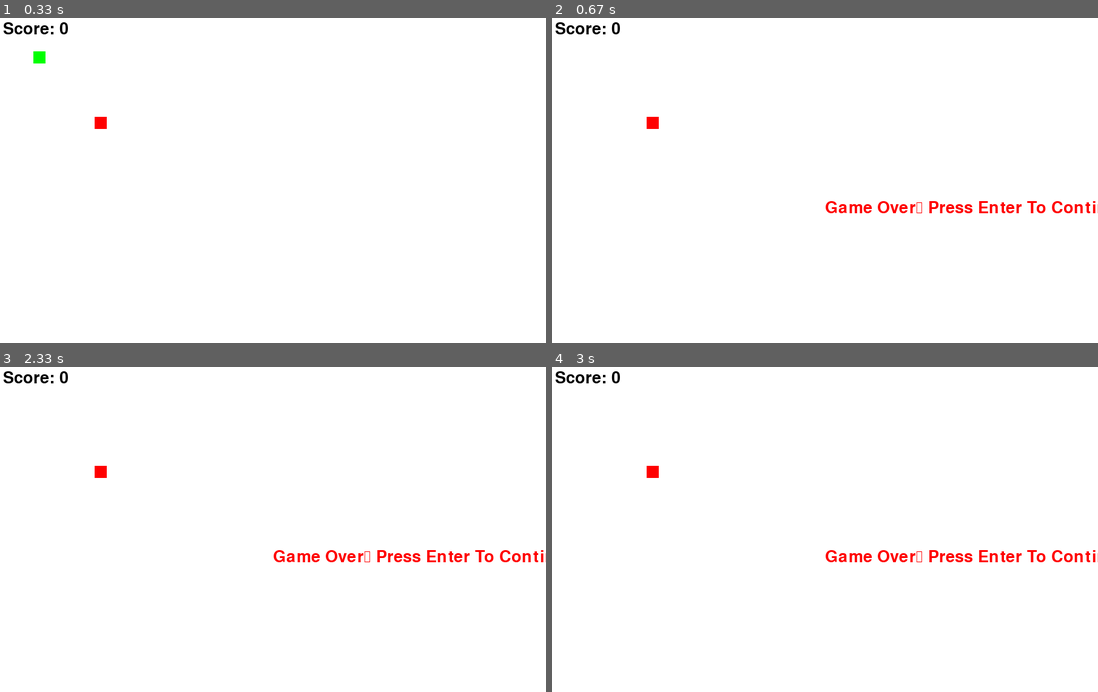
Above: before the commit, frames 1-4 (two rows, left to right).
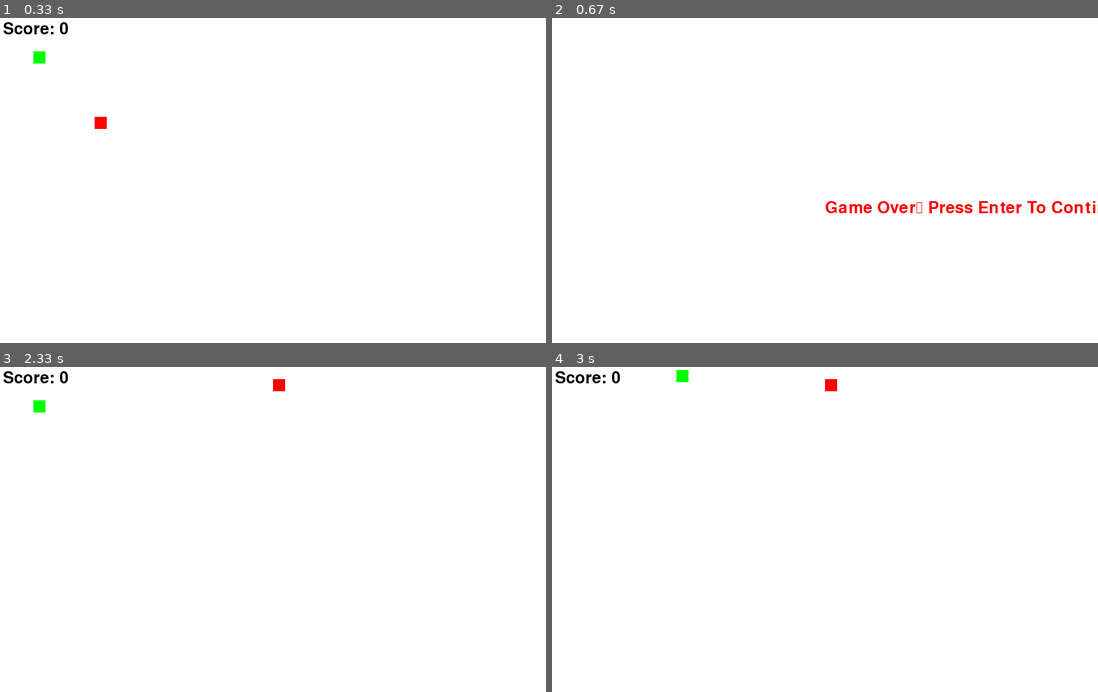
Above: after the commit, the same moments.

Repository: Soubhik-RJS/pygame-test
Game: pygame game, started from tut/game.py
Same seed, same stepped clock (60 frames per second), same inputs: the game is played once before the commit and once after it.
Inputs:
- Up to frame 1 (0.33 s): no input
- Up to frame 2 (0.67 s): tap A at 0.33 s
- Up to frame 3 (2.33 s): tap Keypad Enter at 0.67, 2 s
- Up to frame 4 (3 s): hold Right 2.33-2.8 s; hold W from 2.83 s (still down); tap Keypad Enter at 2.98 s

Frame 1 is identical in both runs. In frame 2, 0.3% of the frame differs, in the area x 0-20%, y 1-35%; in frame 3, 1.0%, in the area x 6-100%, y 3-61%; in frame 4, 1.0%.

Commit message:
snake game complet

Diff:
--- a/tut/game.py
+++ b/tut/game.py
@@ -12,6 +12,7 @@
 pygame.display.update()
 
 clock = pygame.time.Clock()
+font = pygame.font.SysFont(None, 40)
 
 # color var
 white = (255,255,255)
@@ -20,27 +21,6 @@
 blue = (0,0,255)
 black = (0,0,0)
 
-# game var
-exit_game = False
-game_over = False
-fps = 30
-
-snake_size = 20
-snake_x = 55
-snake_y = 55
-snake_speed = 1
-snake_list = []
-snake_length = 1
-
-food_x = random.randint(snake_size, width//2)
-food_y = random.randint(snake_size, height//2)
-
-score = 0
-velocity = 10
-velocity_x = 0
-velocity_y = 0
-
-font = pygame.font.SysFont(None, 40)
 
 def text_screen(text, color, x, y):
     screen_text = font.render(text, True, color)
@@ -51,74 +31,108 @@
     for x,y in list:
         pygame.draw.rect(gameWindow, color, [x,y,size,size])
 
-while not exit_game:
+def game():
 
-    if game_over:
-        gameWindow.fill(white)
-        text_screen("Game Over\n Press Enter To Continue", red, width/2, height/2)
+    # game var
+    exit_game = False
+    game_over = False
+    fps = 30
 
-    for event in pygame.event.get():
-        if event.type == pygame.QUIT:
-            exit_game = True
+    snake_size = 20
+    snake_x = 55
+    snake_y = 55
+    snake_speed = 1
+    snake_list = []
+    snake_length = 1
 
-        if event.type == pygame.KEYDOWN:
-            if event.key == pygame.K_RIGHT or event.key == pygame.K_t:
-                game_over = False
-            if event.key == pygame.K_RIGHT or event.key == pygame.K_d:
-                # velocity_x += 10
-                velocity_x = velocity
-                velocity_y = 0
-            if event.key == pygame.K_LEFT or event.key == pygame.K_a:
-                # velocity_x -= 10
-                velocity_x = -velocity
-                velocity_y = 0
-            if event.key == pygame.K_UP or event.key == pygame.K_w:
-                # velocity_y -= 10
-                velocity_x = 0
-                velocity_y = -velocity
-            if event.key == pygame.K_DOWN or event.key == pygame.K_s:
-                # velocity_y += 10
-                velocity_x = 0
-                velocity_y = velocity
+    food_x = random.randint(snake_size, width//2)
+    food_y = random.randint(snake_size, height//2)
+
+    score = 0
+    velocity = 10
+    velocity_x = 0
+    velocity_y = 0
+
+    while not exit_game:
+
+        if game_over:
+            for event in pygame.event.get():
+                if event.type == pygame.QUIT:
+                    exit_game = True
+                    quit()
+                if event.type == pygame.KEYDOWN:
+                    if event.key == pygame.K_KP_ENTER:
+                        game()
+
+            gameWindow.fill(white)
+            text_screen("Game Over\n Press Enter To Continue", red, width/2, height/2)
+
+        else:
+            for event in pygame.event.get():
+                if event.type == pygame.QUIT:
+                    exit_game = True
+                    quit()
+
+                if event.type == pygame.KEYDOWN:
+                    if event.key == pygame.K_RIGHT or event.key == pygame.K_d:
+                        # velocity_x += 10
+                        velocity_x = velocity
+                        velocity_y = 0
+                    if event.key == pygame.K_LEFT or event.key == pygame.K_a:
+                        # velocity_x -= 10
+                        velocity_x = -velocity
+                        velocity_y = 0
+                    if event.key == pygame.K_UP or event.key == pygame.K_w:
+                        # velocity_y -= 10
+                        velocity_x = 0
+                        velocity_y = -velocity
+                    if event.key == pygame.K_DOWN or event.key == pygame.K_s:
+                        # velocity_y += 10
+                        velocity_x = 0
+                        velocity_y = velocity
 
 
-    snake_x += velocity_x
-    snake_y += velocity_y
+            snake_x += velocity_x
+            snake_y += velocity_y
 
-    if abs(snake_x - food_x) < snake_size and abs(snake_y - food_y) < snake_size:
-        score += 1
-        snake_length += 5
-        # print(f"Score: {score}")
-        food_x = random.randint(0, width)
-        food_y = random.randint(0, height)
+            if abs(snake_x - food_x) < snake_size and abs(snake_y - food_y) < snake_size:
+                score += 1
+                snake_length += 5
+                # print(f"Score: {score}")
+                food_x = random.randint(0, width)
+                food_y = random.randint(0, height)
 
-    if snake_x < 0 or snake_x > width or snake_y < 0 or snake_y > height:
-        game_over = True
-        # print("game over")
+            if snake_x < 0 or snake_x > width or snake_y < 0 or snake_y > height:
+                game_over = True
+                # print("game over")
 
-    # snake_x = max(0, min(width - snake_size, snake_x))
-    # snake_y = max(0, min(height - snake_size, snake_y))
+            # snake_x = max(0, min(width - snake_size, snake_x))
+            # snake_y = max(0, min(height - snake_size, snake_y))
 
-    if not game_over:
-        gameWindow.fill(white)
 
-    text_screen(f"Score: {score}", black, 5,5)
+            gameWindow.fill(white)
 
-    pygame.draw.rect(gameWindow, red, [food_x,food_y,snake_size,snake_size])
+            text_screen(f"Score: {score}", black, 5,5)
 
-    head = []
-    head.append(snake_x)
-    head.append(snake_y)
-    snake_list.append(head)
+            pygame.draw.rect(gameWindow, red, [food_x,food_y,snake_size,snake_size])
 
-    if len(snake_list) > snake_length:
-        del snake_list[0]
+            head = []
+            head.append(snake_x)
+            head.append(snake_y)
+            snake_list.append(head)
 
-    # pygame.draw.rect(gameWindow, green, [snake_x,snake_y,snake_size,snake_size])
-    plot_snake(gameWindow, green, snake_list, snake_size)
+            if len(snake_list) > snake_length:
+                del snake_list[0]
 
-    pygame.display.update()
-    clock.tick(fps)
+            if head in snake_list[:-1]:
+                game_over = True
 
+            # pygame.draw.rect(gameWindow, green, [snake_x,snake_y,snake_size,snake_size])
+            plot_snake(gameWindow, green, snake_list, snake_size)
+
+        pygame.display.update()
+        clock.tick(fps)
+
+game()
 pygame.quit()
 quit()
